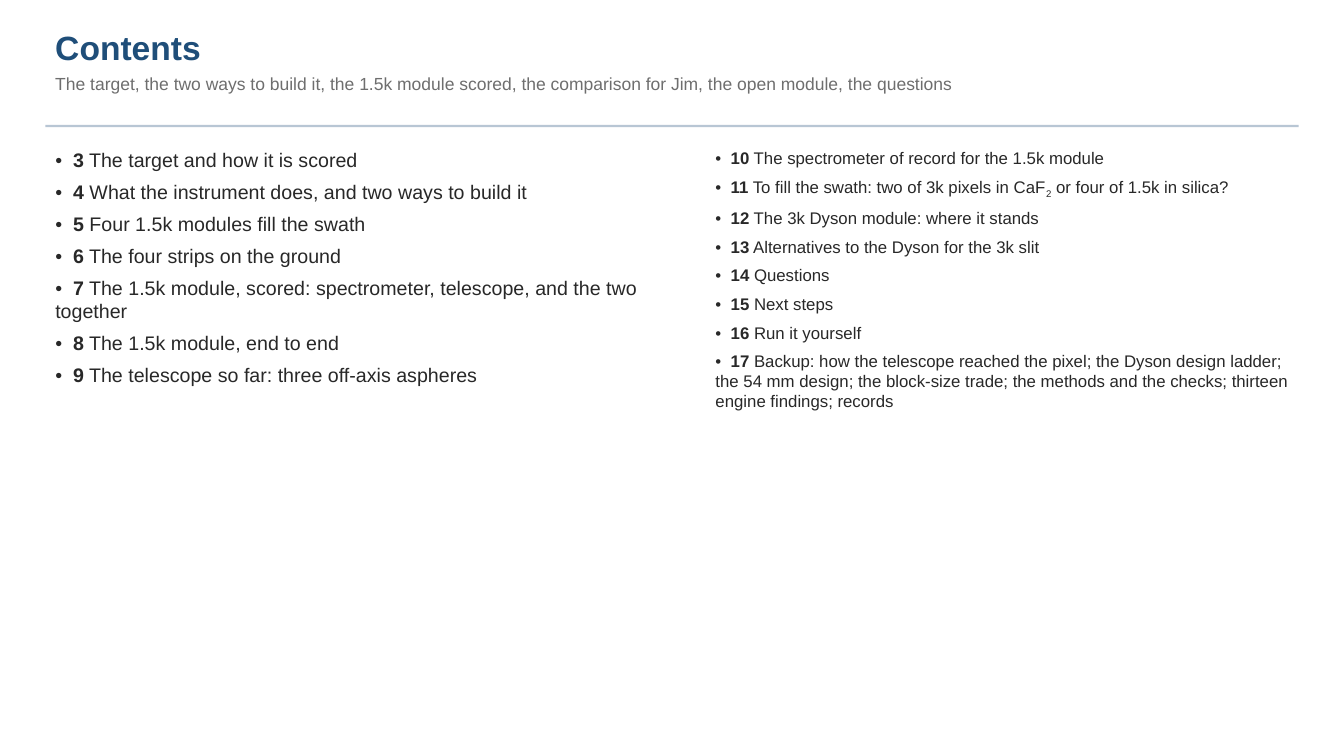
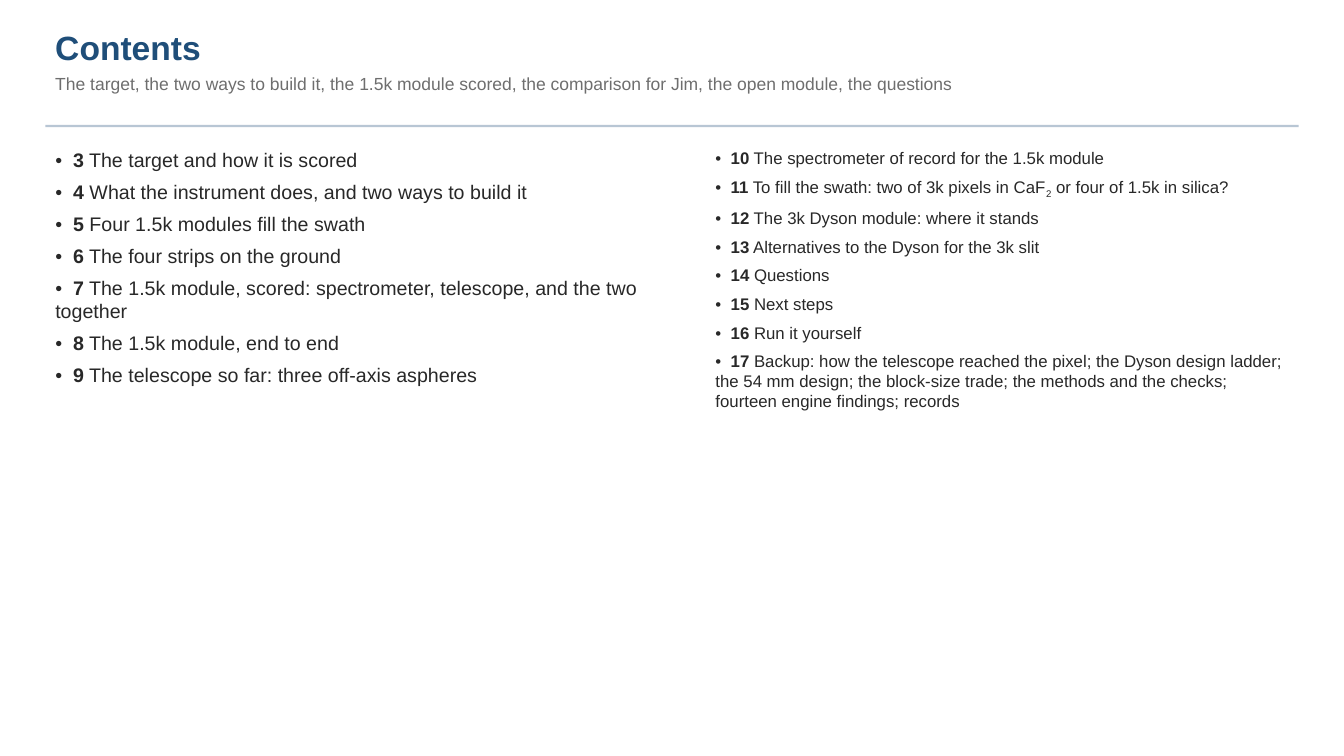
Before and after one commit to nasa-jpl/macos, a slide deck: slide 2 of demo_session/deck_dyson_record.pptx. Drawn at 1344x756 pixels with LibreOffice and Linux fonts; fonts in the diff are those of the drawing. Boxes give left, top, right and bottom in pixels: in the first picture for what was removed or moved away, otherwise in the second. Text is boxed around its words. In the diff, an @@ line names an element or a change of style, - is before the commit and + after.

```diff
--- a/demo_session/deck_dyson_record.pptx
+++ b/demo_session/deck_dyson_record.pptx
@@ text at [715, 355, 1281, 411]: text changed @@
-• 17 Backup: how the telescope reached the pixel; the Dyson design ladder; the 54 mm design; the block-size trade; the methods and the checks; thirteen engine findings; records
+• 17 Backup: how the telescope reached the pixel; the Dyson design ladder; the 54 mm design; the block-size trade; the methods and the checks; fourteen engine findings; records
```
Also in this commit, not shown: 6 other slides changed, 6 other files.
